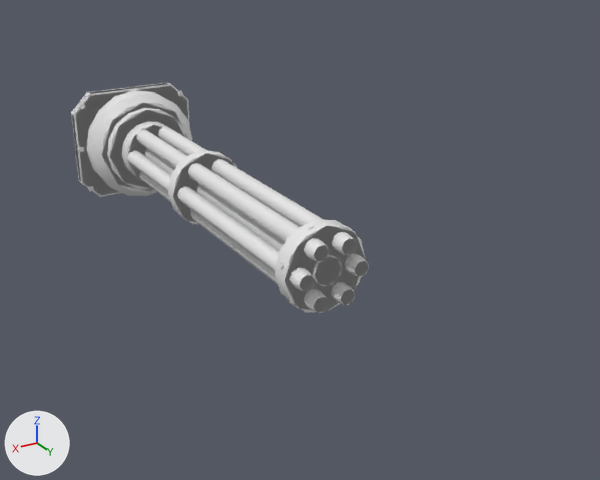
Renders of the glTF model data/models/buildings/turrets/modular/rotary-5.glb from each side of a commit.
Camera for both pictures: a camera (50 mm lens) standing at (10.3, 29.4, 8.9) and looking at (-1.7, 9.6, -1.0). Arrows for +X, +Y and +Z are at lower left; the lights stay in place. The first picture is the older version. Materials are left out; every surface is plain grey. Where no turn or scale is listed for an object, it has been applied to the vertices. Vertices at exactly the same position are counted once.

Names of what the first picture shows: 'collar', 'collar.001', 'spin', 'spin.001'.
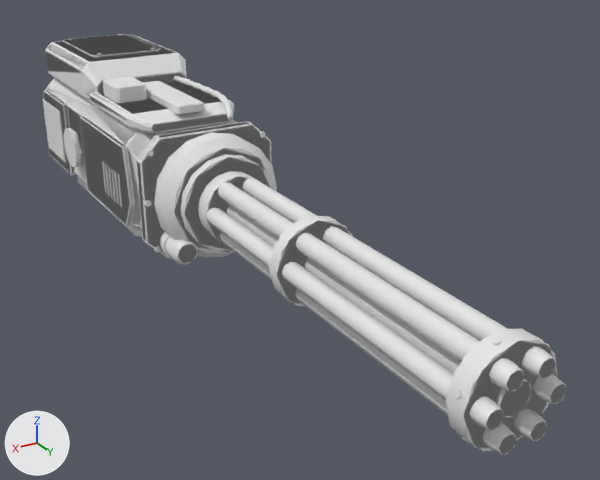
The change in detail:
me_mantlet_flange_024 is used by ob_collar; location (0.0, 0.0, 0.0).
me_mantlet_flange_024 had 232 vertices, 432 faces and spanned x -2.21..2.21, y 0.0..1.75, z -1.95..1.95.
me_mantlet_flange_024 now has 48 vertices, 88 faces and spans x -2.4..2.4, y -0.73..0.73, z -0.73..0.73.
me_mantlet_flange_024 part 1: a new loose piece, a 12-sided cylinder along x spanning x 2.28..2.4, y -0.73..0.73, z -0.73..0.73.
me_mantlet_flange_024 part 2: the loose piece of 112 vertices spanning x -1.95..1.95, y 0.3..1.75, z -1.95..1.95 is deleted.
me_mantlet_flange_024 part 3: the loose piece of 48 vertices spanning x -2.21..2.21, y 0.0..0.35, z -1.95..1.95 is deleted.
Other edits to the shape of me_mantlet_flange_024 do not show in these pictures.
me_rotary_drive_drum_004 is used by ob_spin; location (0.0, 0.0, 0.0).
me_rotary_drive_drum_004 had 504 vertices, 948 faces and spanned x -1.3..1.3, y 0.0..14.0, z -1.3..1.3.
me_rotary_drive_drum_004 now has 504 vertices, 948 faces and spans x -1.3..1.3, y 6.5..20.5, z -1.3..1.3.
me_rotary_drive_drum_004 part 4: the whole mesh is moved by (0.0, 6.5, 0.0).
me_mantlet_flange_025 is used by ob_collar_001; location (0.0, 0.0, 0.0).
me_mantlet_flange_025 had 72 vertices, 136 faces and spanned x -2.21..2.21, y 0.0..1.75, z -1.95..1.95.
me_mantlet_flange_025 now has 24 vertices, 40 faces and spans x -2.31..2.31, y -0.73..0.73, z -0.63..0.63.
me_mantlet_flange_025 part 5: a new loose piece, a 6-sided cylinder along x spanning x 2.19..2.31, y -0.73..0.73, z -0.63..0.63.
me_mantlet_flange_025 part 6: the loose piece of 56 vertices spanning x -1.95..1.95, y 0.3..1.75, z -1.95..1.95 is deleted.
me_mantlet_flange_025 part 7: the loose piece of 16 vertices spanning x -2.21..2.21, y 0.0..0.35, z -1.95..1.95 is deleted.
Other edits to the shape of me_mantlet_flange_025 do not show in these pictures.
me_rotary_drive_drum_005 is used by ob_spin_001; location (0.0, 0.0, 0.0).
me_rotary_drive_drum_005 had 280 vertices, 524 faces and spanned x -1.3..1.3, y 0.0..14.0, z -1.3..1.3.
me_rotary_drive_drum_005 now has 280 vertices, 524 faces and spans x -1.3..1.3, y 6.5..20.5, z -1.3..1.3.
me_rotary_drive_drum_005 part 8: the whole mesh is moved by (0.0, 6.5, 0.0).
Mesh me_receiver_core_019 is new.
It has 252 vertices, 440 faces and spans x -2.21..2.21, y -4.62..8.05, z -1.84..3.27.
Mesh me_mantlet_flange_025_1 is new.
It has 72 vertices, 136 faces and spans x -2.21..2.21, y 6.5..8.25, z -1.95..1.95.
Mesh me_receiver_core_018 is new.
It has 1034 vertices, 1888 faces and spans x -2.3..2.3, y -5.02..8.05, z -2.13..3.32.
Mesh me_mantlet_flange_024_1 is new.
It has 232 vertices, 432 faces and spans x -2.21..2.21, y 6.5..8.25, z -1.95..1.95.
Object 'receiver.001' (ob_receiver_001) is new; it shows me_receiver_core_019.
Its location is (0.0, 0.0, 0.0).
Object 'mantlet.001' (ob_mantlet_001) is new; it shows me_mantlet_flange_025_1.
Its location is (0.0, 0.0, 0.0).
Object 'receiver' (ob_receiver) is new; it shows me_receiver_core_018.
Its location is (0.0, 0.0, 0.0).
Object 'mantlet' (ob_mantlet) is new; it shows me_mantlet_flange_024_1.
Its location is (0.0, 0.0, 0.0).

Where the change shows, as pixel boxes (x1, y1, x2, y2) in the pictures (600 x 480 px):
'spin', moved: before (122, 121, 369, 313); after (198, 171, 567, 454)
'receiver', added: after (43, 34, 237, 265)
'receiver.001', added: after (43, 34, 238, 263)
'spin.001', moved: before (128, 125, 368, 313); after (209, 176, 566, 455)
'mantlet', added: after (137, 122, 277, 257)
'collar', reshaped: before (72, 83, 192, 196); after (64, 128, 79, 167)
'mantlet.001', added: after (136, 121, 273, 258)
part 1 of me_mantlet_flange_024, added: after (64, 128, 79, 167)
part 2 of me_mantlet_flange_024, deleted: before (87, 90, 192, 196)
part 3 of me_mantlet_flange_024, deleted: before (72, 83, 188, 195)
part 5 of me_mantlet_flange_025, added: after (72, 129, 82, 166)
part 6 of me_mantlet_flange_025, deleted: before (103, 103, 188, 191)
part 7 of me_mantlet_flange_025, deleted: before (71, 83, 190, 197)
